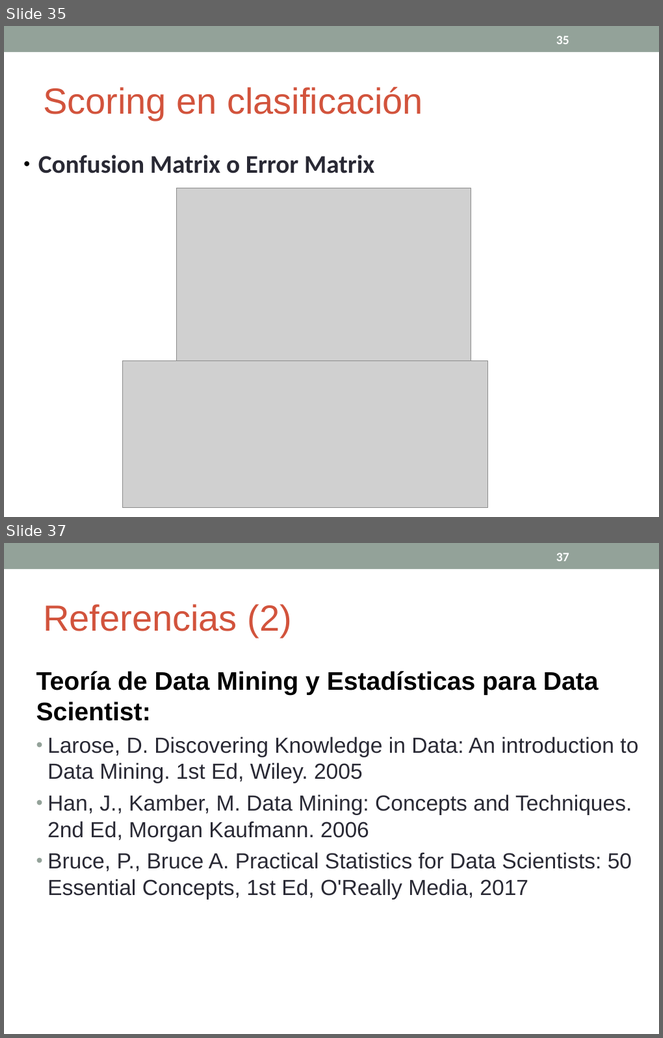
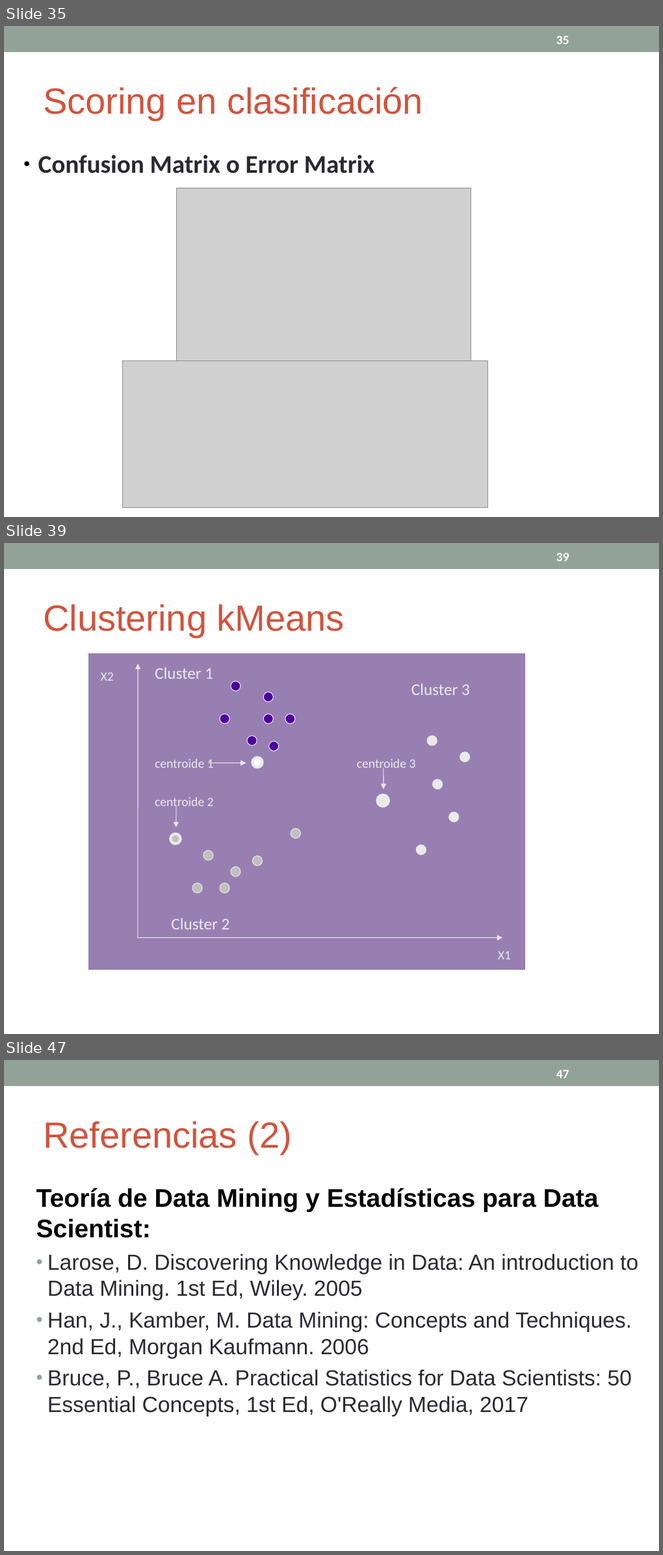
Before and after one commit to cdsparaguay/cursoml, a slide deck: clases/Clase03_ML.ppt. Shown one above the other, each under a label of ours: slides 35 and 37 before the commit, slides 35, 39 and 47 after it; the slides between them are not shown. The pictures are 663x1038 and 663x1555 pixels, drawn with LibreOffice and Linux fonts; fonts in the diff are those of the drawing; grey boxes stand for pictures. Boxes give left, top, right and bottom in pixels: in the first picture for what was removed or moved away, otherwise in the second. Text is boxed around its words. In the diff, an @@ line names an element or a change of style, - is before the commit and + after.

```diff
--- a/clases/Clase03_ML.ppt
+++ b/clases/Clase03_ML.ppt
@@ slide 39 added at (x1=4, y1=543, x2=659, y2=1034), background #FFFFFF; not listed: 1 template element that a slide beside it also shows @@
@@ page number added at (x1=556, y1=553, x2=570, y2=561), 14 pt, text #FFFFFF, bold @@
+39
@@ text added at (x1=43, y1=604, x2=345, y2=637), 40 pt, text #D2533C @@
+Clustering kMeans
@@ group added at (x1=89, y1=653, x2=525, y2=969): 21 ellipses, 8 texts, 5 arrows, 1 rectangle @@
+centroide 1
+centroide 2
+centroide 3
+X1
+X2
+Cluster 1
+Cluster 3
+Cluster 2
@@ what was slide 37 is now slide 47 @@
@@ page number at (x1=556, y1=1070, x2=570, y2=1078): text changed @@
-37
+47
```
Also in this commit, not shown: 2 slides changed, 9 other slides added, 2 other files.
